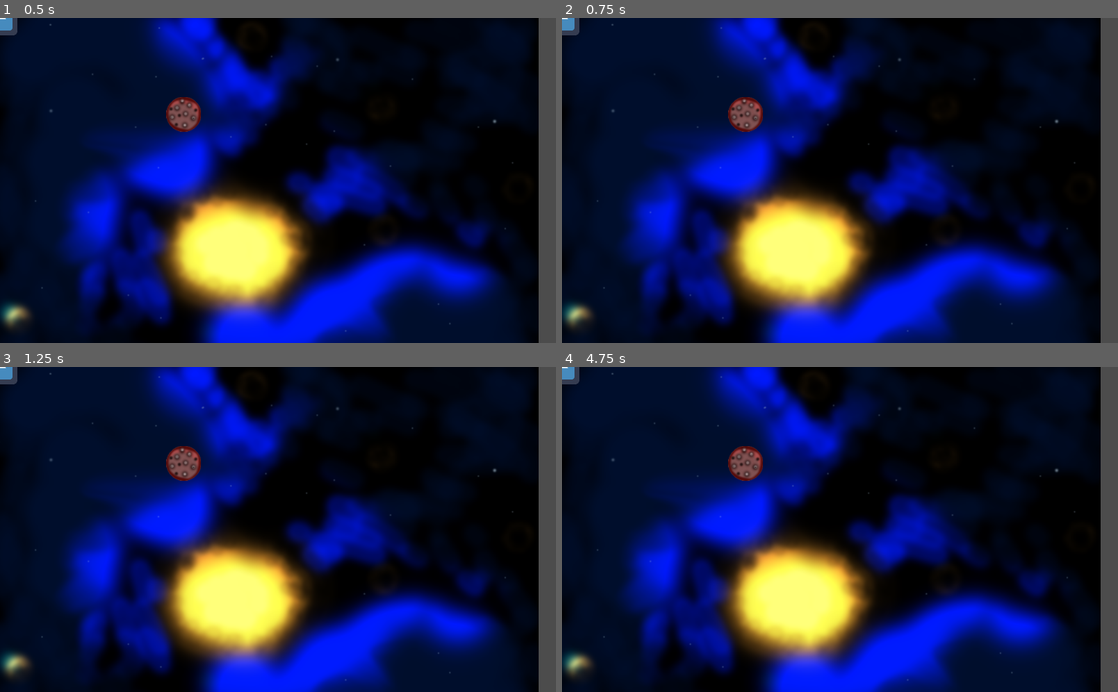
Above: before the commit, frames 1-4 (two rows, left to right).
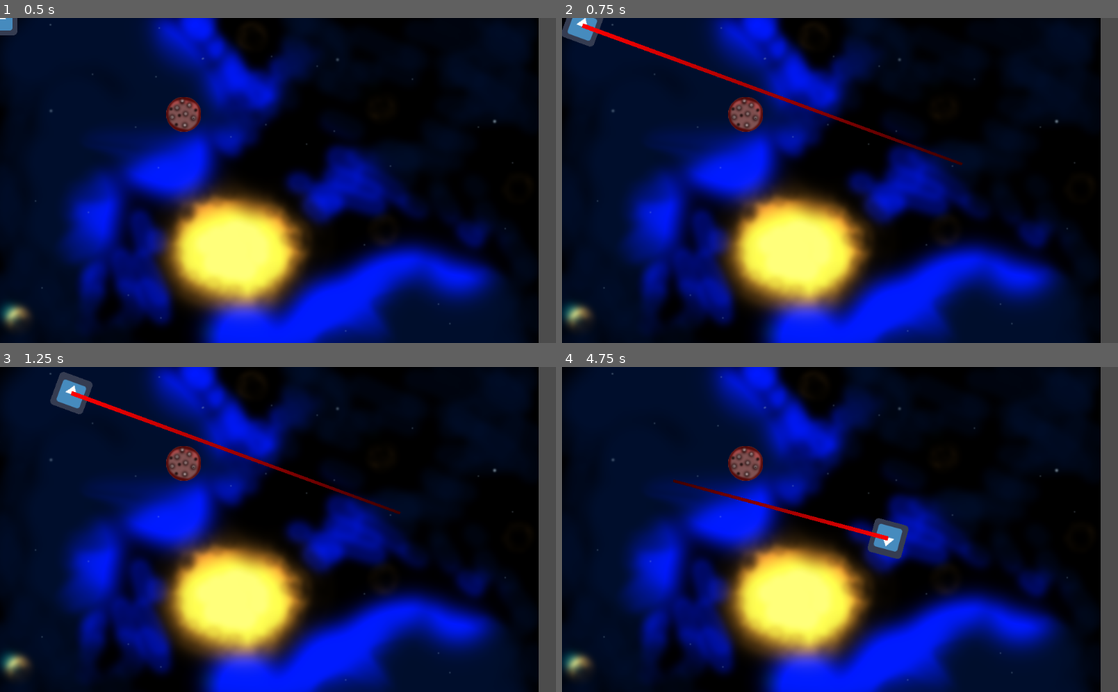
Above: after the commit, the same moments.

Repository: Masashi86fi/GodotAdventurers
Game: Godot game, scene res://src/LevelNodes/main.tscn
Two runs of this game, one before a commit and one after it. Both use one fixed random seed, a clock stepped at 60 frames per second and the inputs below. This scene is started directly instead of the project's main scene. The engine's default icon, where the game draws it, is replaced by a stand-in: a white triangle on a blue panel in a dark square.
Inputs (mouse positions are in pixels of both pictures, inside the frame that each line leads up to):
- Up to frame 1 (0.5 s): no input
- Up to frame 2 (0.75 s): tap Enter (Use) at 0.5 s; move the mouse to (962, 164) at 0.52 s; press the mouse at (962, 164) at 0.53 s; hold W (LadderUP) from 0.53 s (still down)
- Up to frame 3 (1.25 s): keep holding W (LadderUP); tap Space (Jump) at 0.77 s
- Up to frame 4 (4.75 s): move the mouse to (728, 545) at 1.27 s; release the mouse at (728, 545) at 1.28 s; tap X (Block) at 1.35 s; tap Space (Jump) at 1.52, 3.02, 3.77, 4.52 s; click (728, 545) at 1.55 s; move the mouse to (895, 458) at 2.02 s; release W (LadderUP) at 2.03 s; press the mouse at (895, 458) at 2.03 s; hold S (LadderDown) 2.03-2.78 s; tap Z (Melee) at 2.1 s; move the mouse to (812, 594) at 2.77 s; release the mouse at (812, 594) at 2.78 s; hold W (LadderUP) 2.78-4.28 s; tap Ctrl (Shoot) at 2.85 s; click (812, 594) at 3.05 s; move the mouse to (1006, 578) at 3.52 s; press the mouse at (1006, 578) at 3.53 s; tap Enter (Use) at 3.6 s; move the mouse to (673, 480) at 4.27 s; release the mouse at (673, 480) at 4.28 s; hold S (LadderDown) from 4.28 s (still down); tap A (WalkL) at 4.35 s; click (673, 480) at 4.55 s

Frame 1 is identical in both runs. In frame 2, 1.3% of the frame differs, in the area x 0-73%, y 0-46%; in frame 3, 1.5%; in frame 4, 1.3%.

Commit message:
Added L_klick event to imput map

Diff:
--- a/project.godot
+++ b/project.godot
@@ -88,6 +88,11 @@
 "events": [ Object(InputEventKey,"resource_local_to_scene":false,"resource_name":"","device":0,"alt":false,"shift":false,"control":false,"meta":false,"command":false,"pressed":false,"scancode":88,"unicode":0,"echo":false,"script":null)
  ]
 }
+Left_click={
+"deadzone": 0.5,
+"events": [ Object(InputEventMouseButton,"resource_local_to_scene":false,"resource_name":"","device":0,"alt":false,"shift":false,"control":false,"meta":false,"command":false,"button_mask":0,"position":Vector2( 0, 0 ),"global_position":Vector2( 0, 0 ),"factor":1.0,"button_index":1,"pressed":false,"doubleclick":false,"script":null)
+ ]
+}
 
 [layer_names]
 
@@ -97,7 +102,3 @@
 2d_physics/layer_4="collectible"
 2d_physics/layer_5="world"
 2d_physics/layer_6="Ladder"
-
-[rendering]
-
-environment/default_environment="res://src/GameSystems/default_env.tres"
--- a/src/GameSystems/MapControls.gd
+++ b/src/GameSystems/MapControls.gd
@@ -9,7 +9,7 @@
 
 func _input(event):
 	#input_map L_click is leftclick
-	if event.is_action_pressed('L_click'):
+	if event.is_action_pressed('Left_click'):
 		#using rotation to rotate sprite to mouse position
 		#only rotate sprite
 		$Sprite.rotation = get_global_mouse_position().angle_to_point(position)
